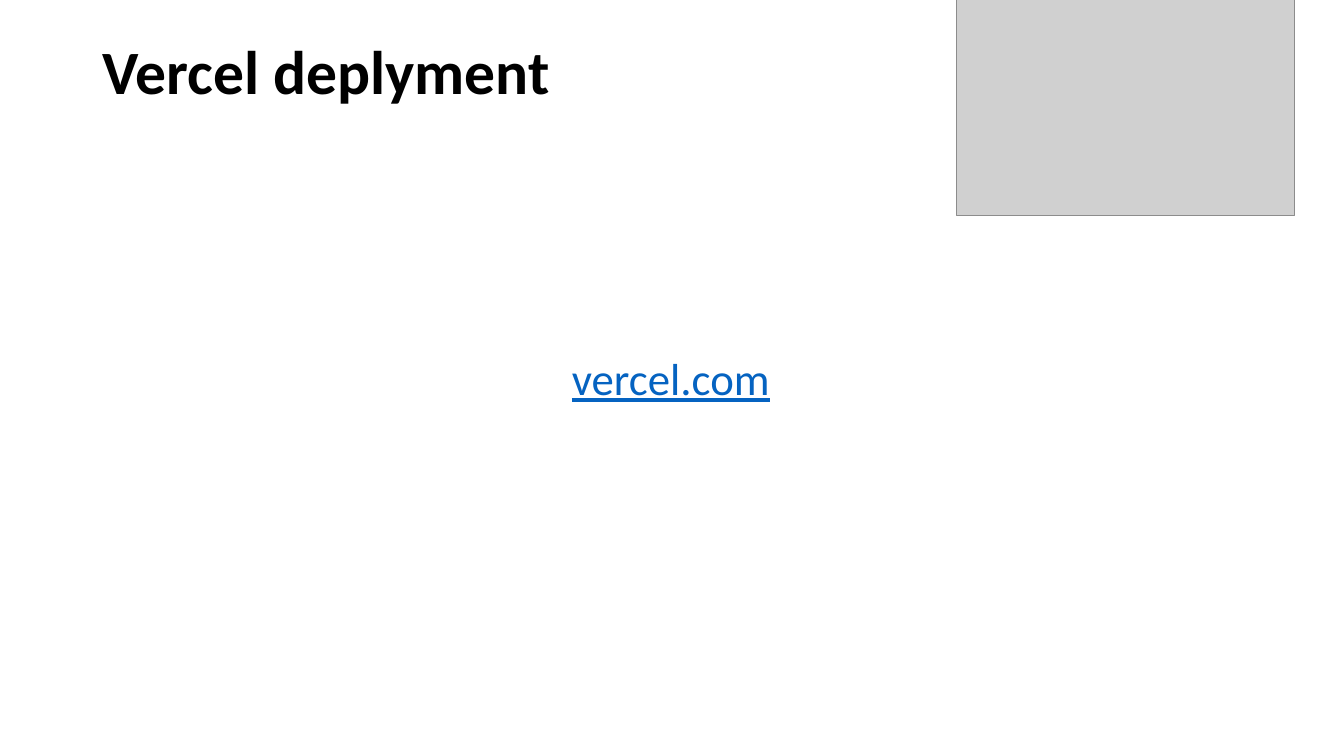
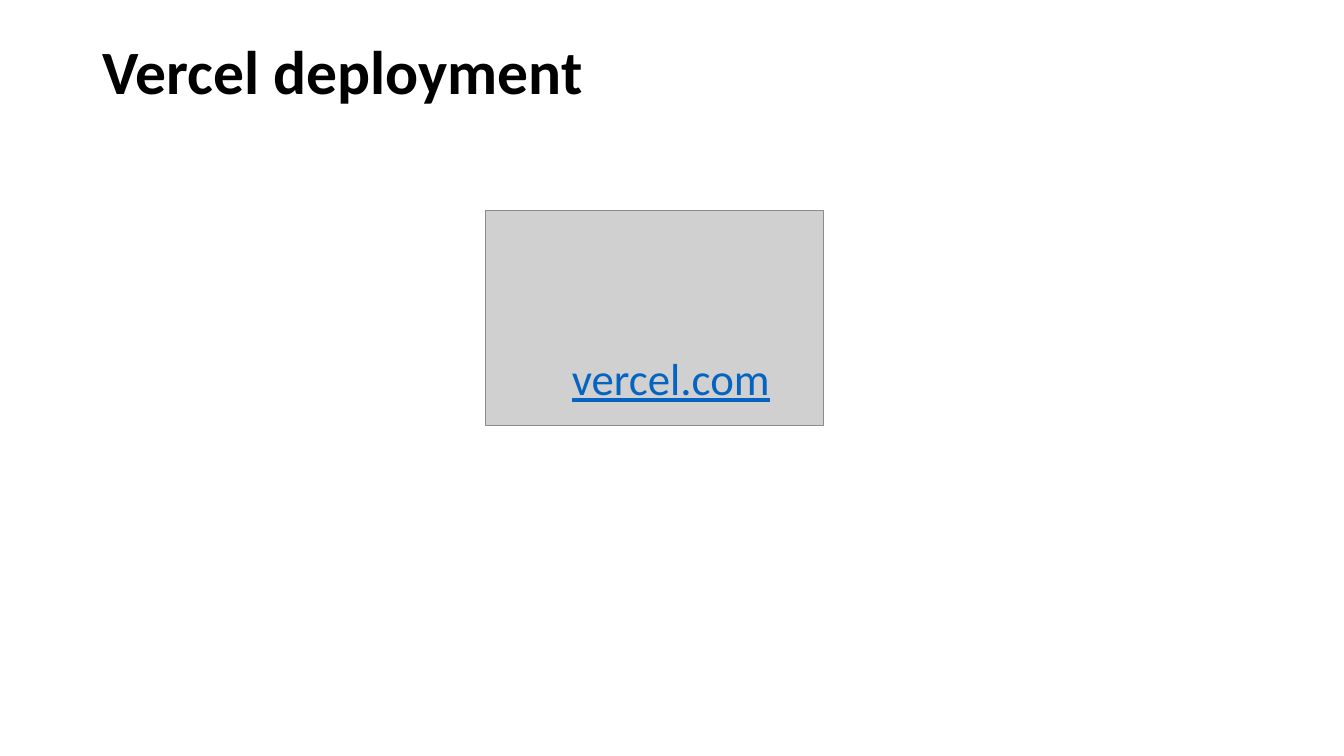
Before and after one commit to andy06andy06/demo_website, a slide deck: slide 11 of WebApp.pptx (slide 12 before the commit). Drawn at 1344x756 pixels with LibreOffice and Linux fonts; fonts in the diff are those of the drawing; grey boxes stand for pictures. Boxes give left, top, right and bottom in pixels: in the first picture for what was removed or moved away, otherwise in the second. Text is boxed around its words. In the diff, an @@ line names an element or a change of style, - is before the commit and + after.

```diff
--- a/WebApp.pptx
+++ b/WebApp.pptx
@@ text at <box>102,50,582,104</box>: text changed @@
-Vercel deplyment
+Vercel deployment
@@ picture: place and size @@
-picture at <box>957,0,1296,216</box>
+picture at <box>486,211,825,426</box>
```
Also in this commit, not shown: 1 slide removed, 3 other files.
